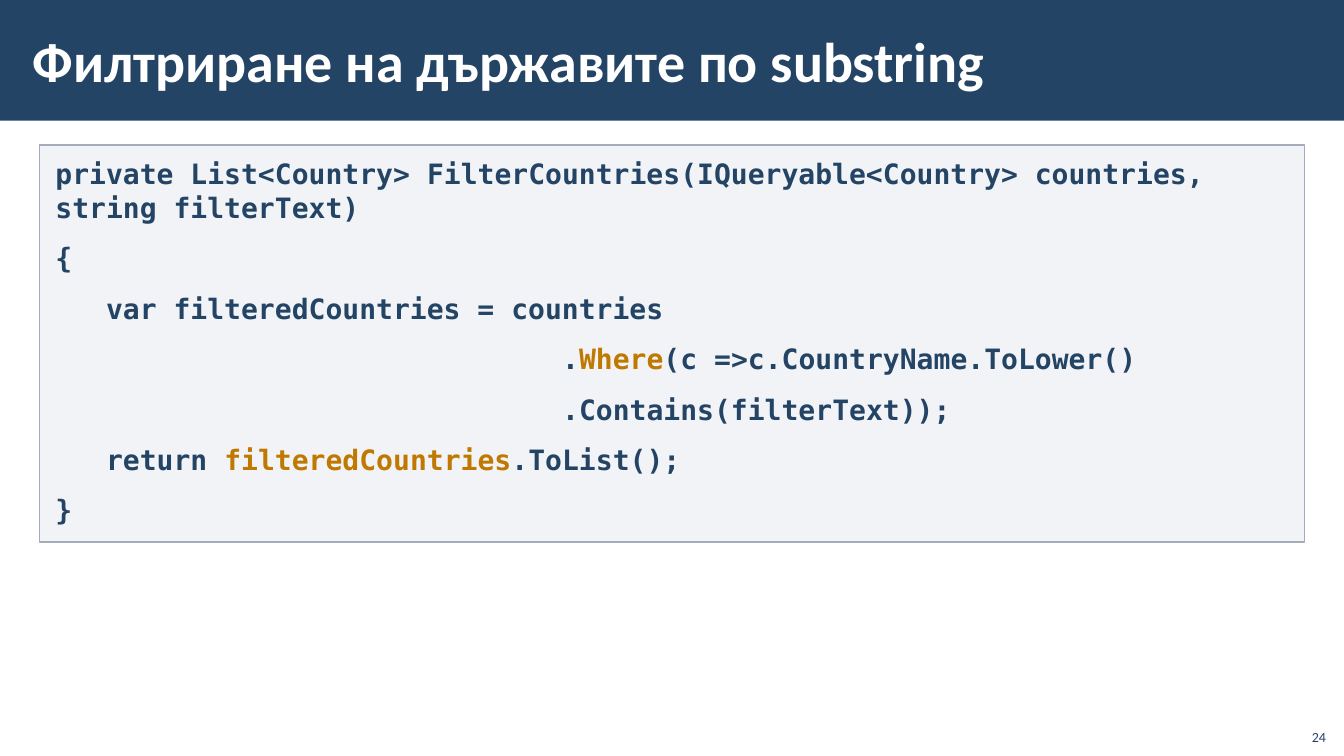
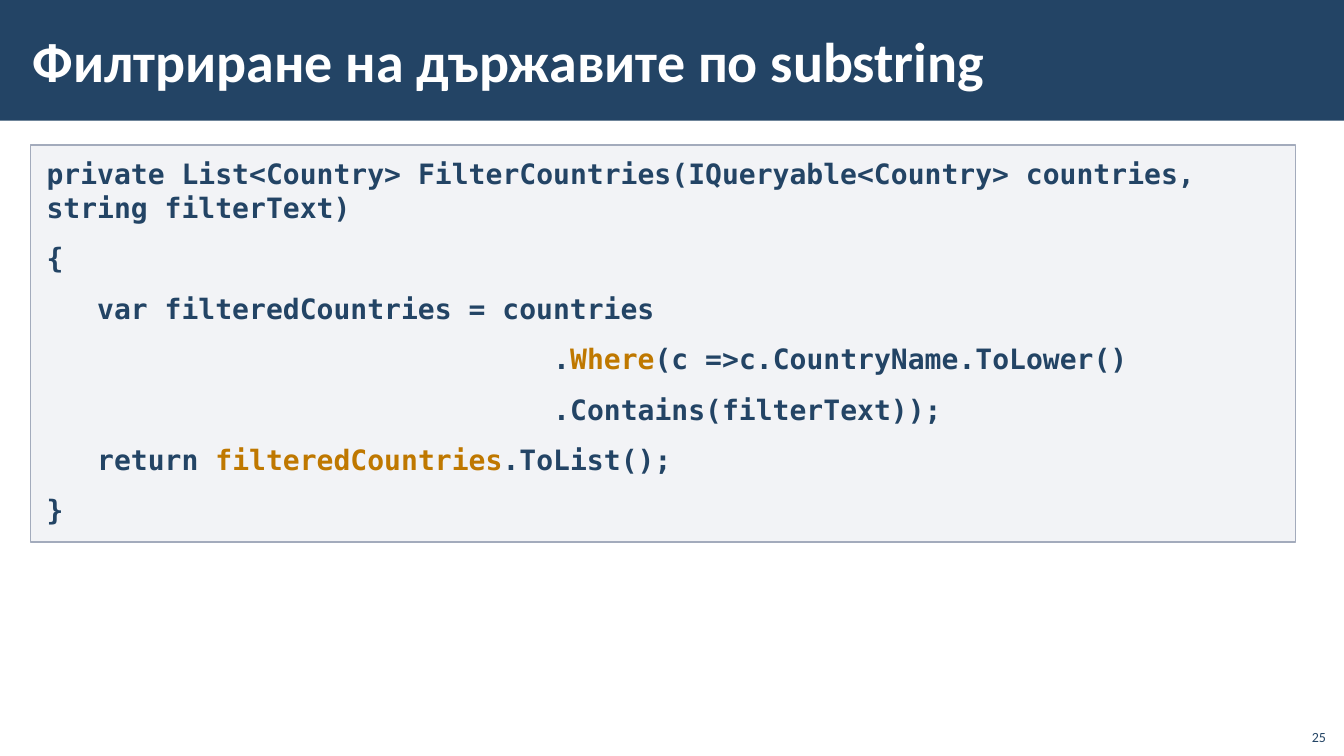
Before and after one commit to BG-IT-Edu/School-Programming, a slide deck: slide 25 of Courses/Software-Sciences/Module-4-Information-Systems-New/08-Navigation-between-Tables/08-Navigation-between-Tables.pptx (slide 24 before the commit). Drawn at 1344x756 pixels with LibreOffice and Linux fonts; fonts in the diff are those of the drawing; background and template pictures are left out. Boxes give left, top, right and bottom in pixels: in the first picture for what was removed or moved away, otherwise in the second. Text is boxed around its words. In the diff, an @@ line names an element or a change of style, - is before the commit and + after.

```diff
--- a/Courses/Software-Sciences/Module-4-Information-Systems-New/08-Navigation-between-Tables/08-Navigation-between-Tables.pptx
+++ b/Courses/Software-Sciences/Module-4-Information-Systems-New/08-Navigation-between-Tables/08-Navigation-between-Tables.pptx
@@ rectangle "private List<Country> FilterCountries(IQueryable<Country> co ...": place and size @@
-rectangle "private List<Country> FilterCountries(IQueryable<Country> co ..." at box(39, 145, 1305, 542)
+rectangle "private List<Country> FilterCountries(IQueryable<Country> co ..." at box(30, 145, 1296, 542)
@@ page number at box(1312, 733, 1326, 742): text changed @@
-24
+25
```
Also in this commit, not shown: 8 other slides changed, 1 slide added.
